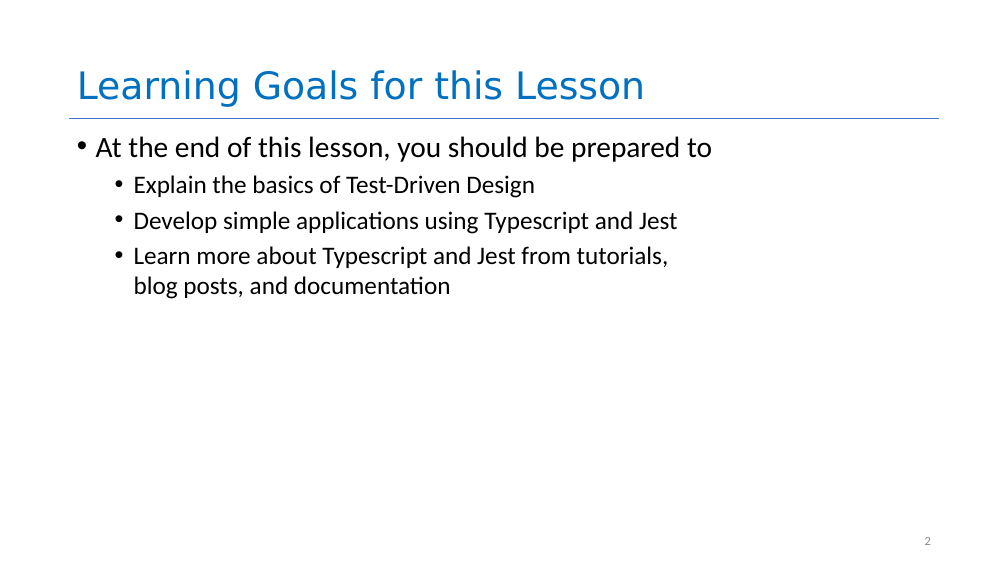
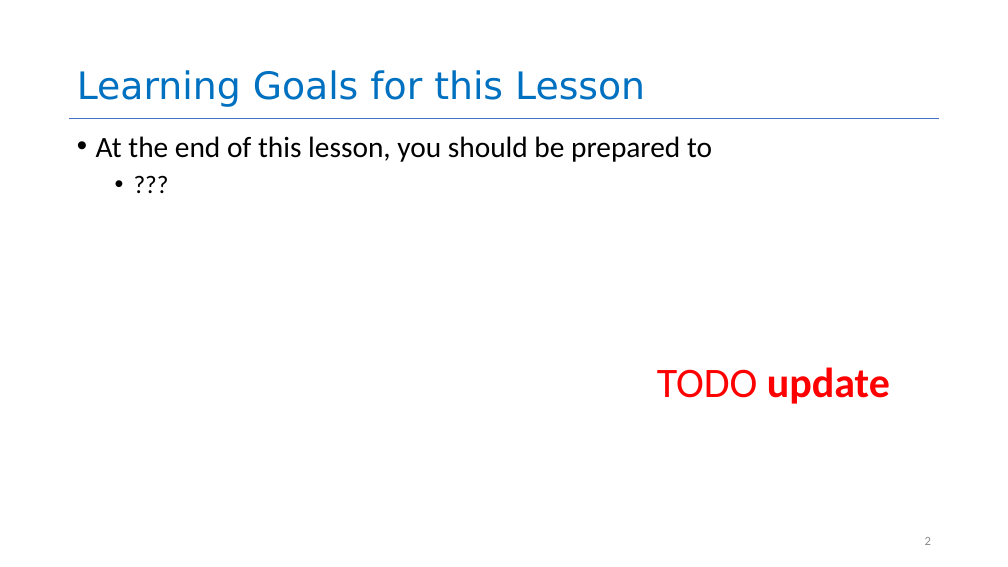
Before and after one commit to neu-se/CS4530-Spring-2026, a slide deck: slide 2 of Slides/Module 02 From Requirements to Code.pptx. Drawn at 1008x567 pixels with LibreOffice and Linux fonts; fonts in the diff are those of the drawing. Boxes give left, top, right and bottom in pixels: in the first picture for what was removed or moved away, otherwise in the second. Text is boxed around its words. In the diff, an @@ line names an element or a change of style, - is before the commit and + after.

```diff
--- a/Slides/Module 02 From Requirements to Code.pptx
+++ b/Slides/Module 02 From Requirements to Code.pptx
@@ text at (x1=134, y1=175, x2=678, y2=299): text changed @@
-  • Explain the basics of Test-Driven Design
-  • Develop simple applications using Typescript and Jest
-  • Learn more about Typescript and Jest from tutorials, blog posts, and documentation
+  • ???
@@ text added at (x1=657, y1=367, x2=890, y2=404), 40 pt, text #FF0000, bold @@
+TODO update
```
Also in this commit, not shown: 11 other slides changed, 19 slides added, 15 slides removed, 1 other file.
